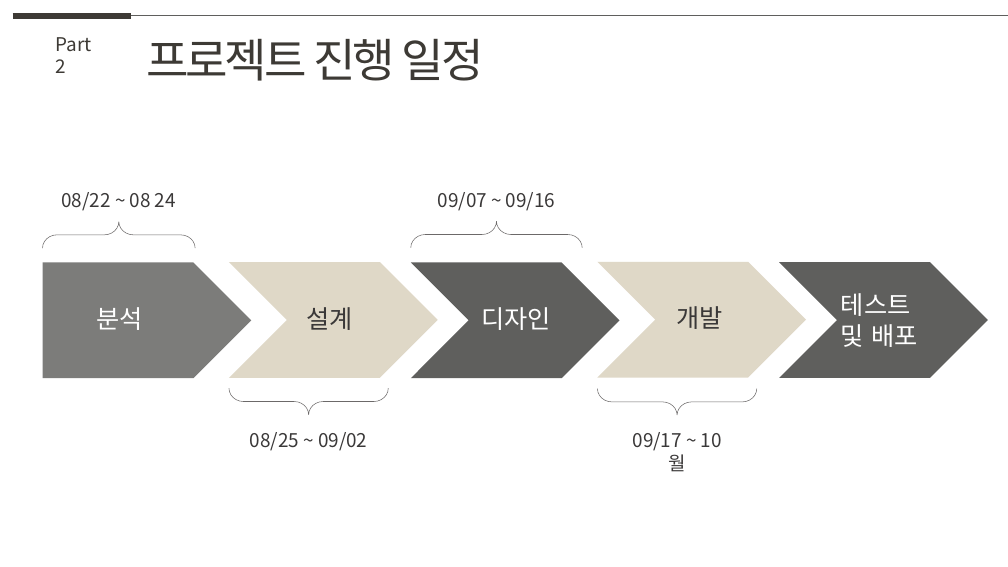
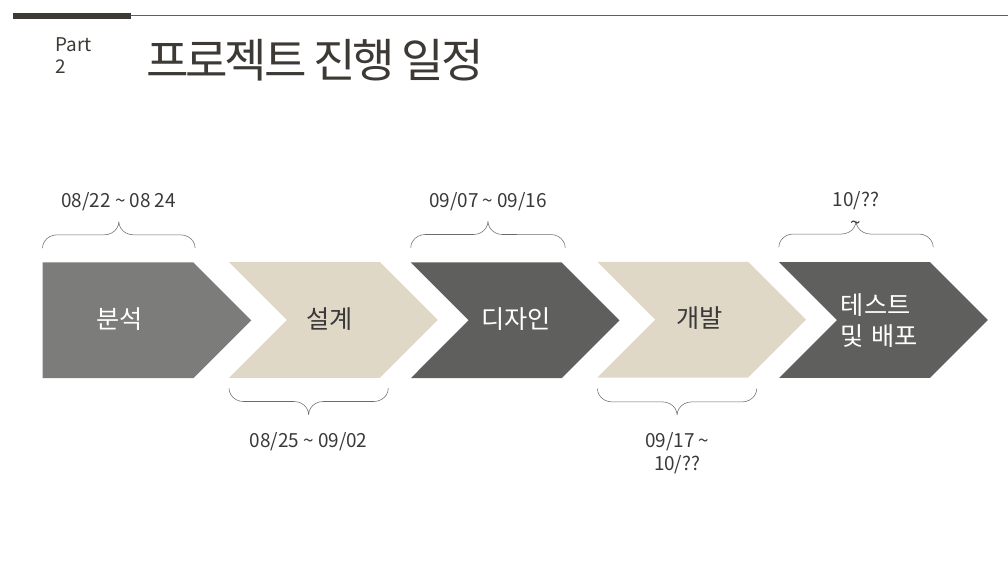
Before and after one commit to ostrichick/MaruProject, a slide deck: slide 6 of 20220929_teamA.pptx (slide 11 before the commit). Drawn at 1008x567 pixels with LibreOffice and Linux fonts; fonts in the diff are those of the drawing. Boxes give left, top, right and bottom in pixels: in the first picture for what was removed or moved away, otherwise in the second. Text is boxed around its words. In the diff, an @@ line names an element or a change of style, - is before the commit and + after.

```diff
--- a/20220929_teamA.pptx
+++ b/20220929_teamA.pptx
@@ text "09/07 ~ 09/16": place and size @@
-text "09/07 ~ 09/16" at [438, 192, 555, 211]
+text "09/07 ~ 09/16" at [429, 192, 546, 211]
@@ text added at [833, 191, 879, 210], 18 pt, text #3A3838 @@
+10/?? ~
@@ left brace: place and size @@
-left brace at [411, 222, 582, 248]
+left brace at [411, 221, 565, 248]
@@ left brace added at [779, 220, 934, 247], outline #6C6969 0.5 pt @@
@@ text at [645, 432, 700, 474]: text changed @@
-09/17 ~ 10월
+09/17 ~ 10/??
```
Also in this commit, not shown: 18 other slides changed, 17 slides added, 5 slides removed, 5 other files.
